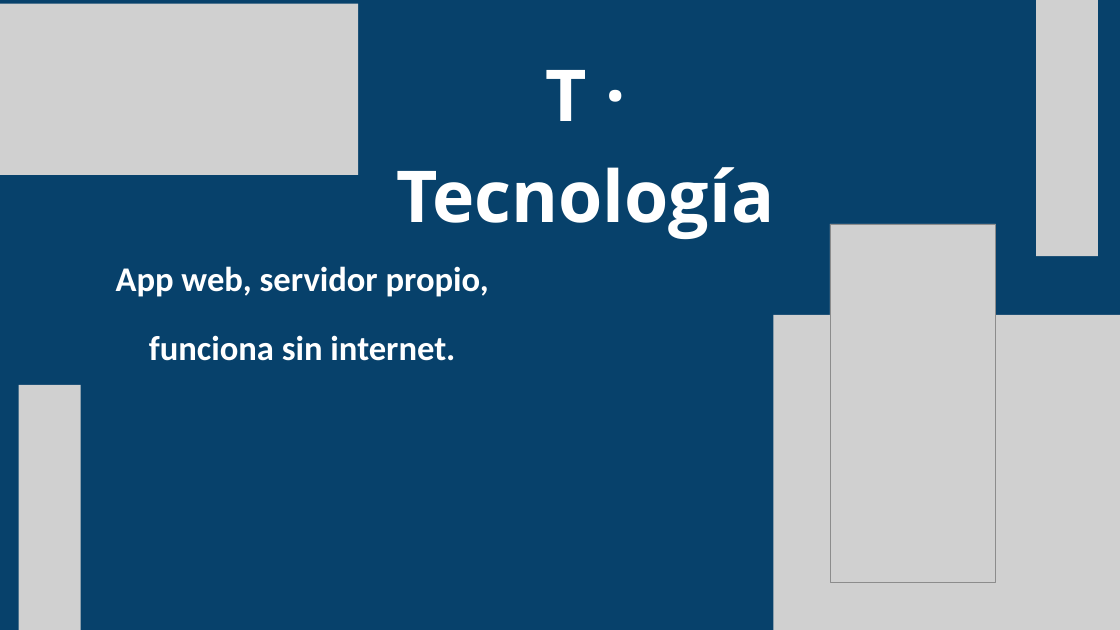
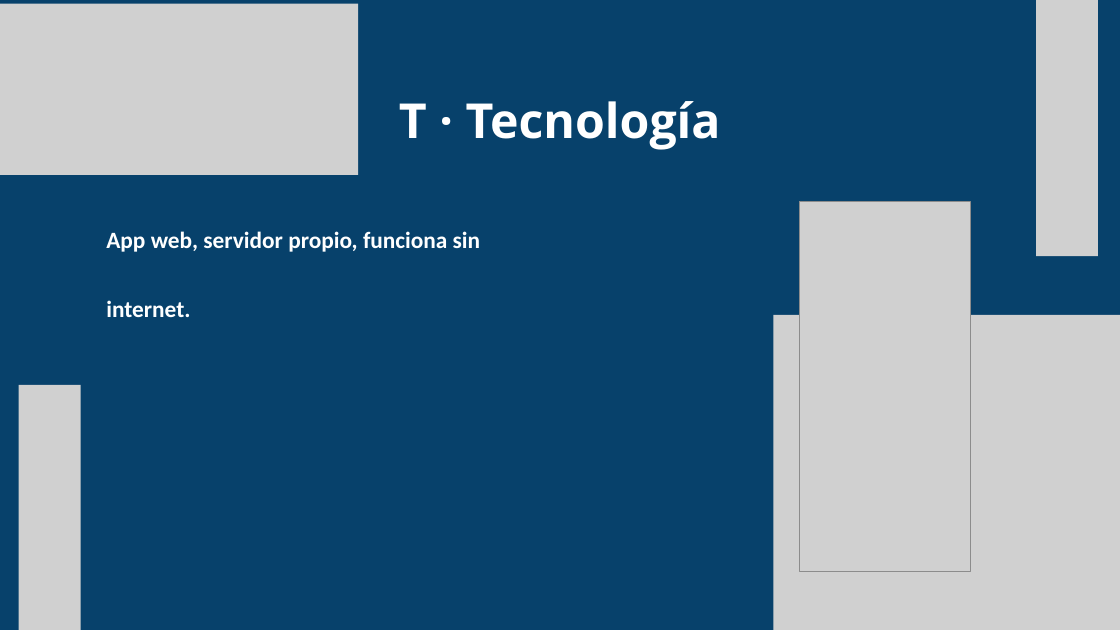
Before and after one commit to ejercitopalomazi9111-arch/mazi-central, a slide deck: slide 15 of fadori/presentacion/Fadori-STEAM.pptx. Drawn at 1120x630 pixels with LibreOffice and Linux fonts; fonts in the diff are those of the drawing; grey boxes stand for pictures. Boxes give left, top, right and bottom in pixels: in the first picture for what was removed or moved away, otherwise in the second. Text is boxed around its words. In the diff, an @@ line names an element or a change of style, - is before the commit and + after.

```diff
--- a/fadori/presentacion/Fadori-STEAM.pptx
+++ b/fadori/presentacion/Fadori-STEAM.pptx
@@ text "T · Tecnología" moved from (x1=396, y1=70, x2=774, y2=240) to (x1=399, y1=101, x2=721, y2=150) @@
@@ text "T · Tecnología" at (x1=399, y1=101, x2=721, y2=150): size 92 to 62 pt @@
@@ text "App web, servidor propio, funciona ..." moved from (x1=116, y1=266, x2=489, y2=361) to (x1=106, y1=231, x2=481, y2=317) @@
@@ text "App web, servidor propio, funciona ..." at (x1=106, y1=231, x2=481, y2=317): size 44.5 to 30 pt; alignment centre to left @@
@@ picture resized from (x1=830, y1=224, x2=996, y2=582) to (x1=800, y1=202, x2=970, y2=571) @@
```
Also in this commit, not shown: 18 other slides changed, 5 other files.
